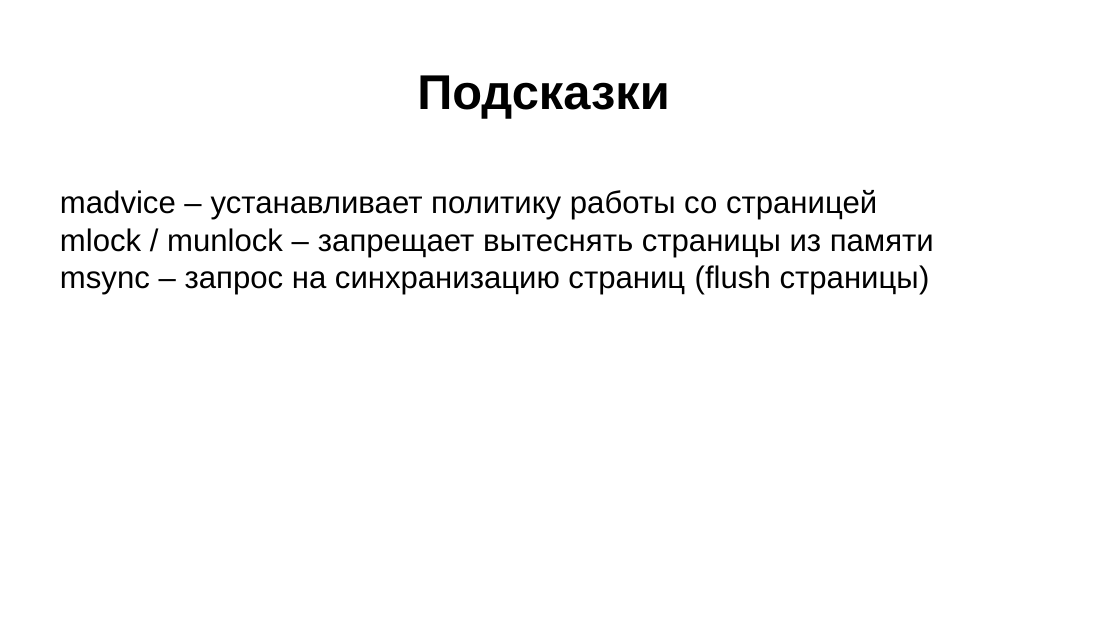
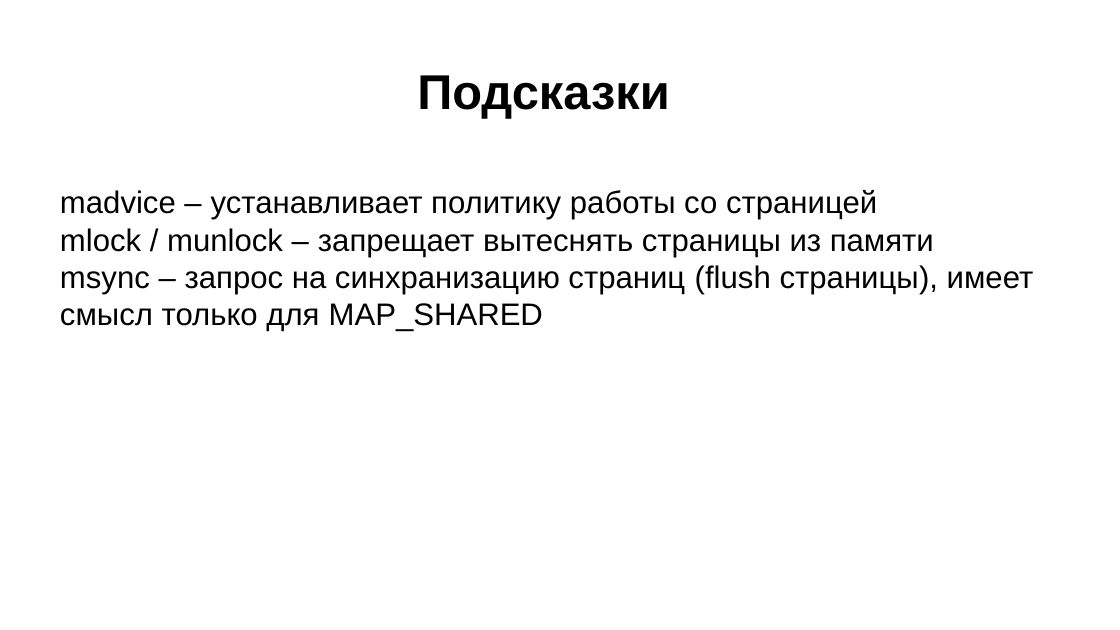
Before and after one commit to kostya2709/CAOS_seminars, a slide deck: slide 17 of sem_6_mem/presentations/caos_6.pptx. Drawn at 1120x630 pixels with LibreOffice and Linux fonts; fonts in the diff are those of the drawing. Boxes give left, top, right and bottom in pixels: in the first picture for what was removed or moved away, otherwise in the second. Text is boxed around its words. In the diff, an @@ line names an element or a change of style, - is before the commit and + after.

```diff
--- a/sem_6_mem/presentations/caos_6.pptx
+++ b/sem_6_mem/presentations/caos_6.pptx
@@ text at (60, 265, 1034, 332): text changed @@
-msync – запрос на синхранизацию страниц (flush страницы)
+msync – запрос на синхранизацию страниц (flush страницы), имеет смысл только для MAP_SHARED
```
Also in this commit, not shown: 4 other slides changed, 1 slide added, 27 other files.
